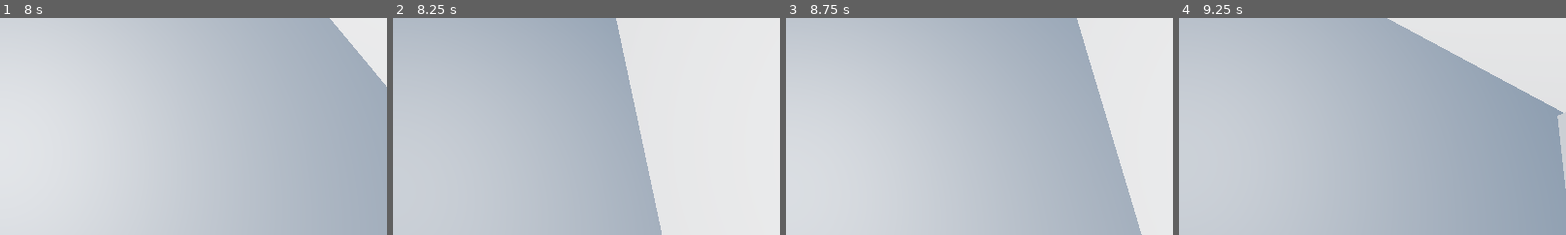
Above: before the commit, frames 1-4 (left to right).
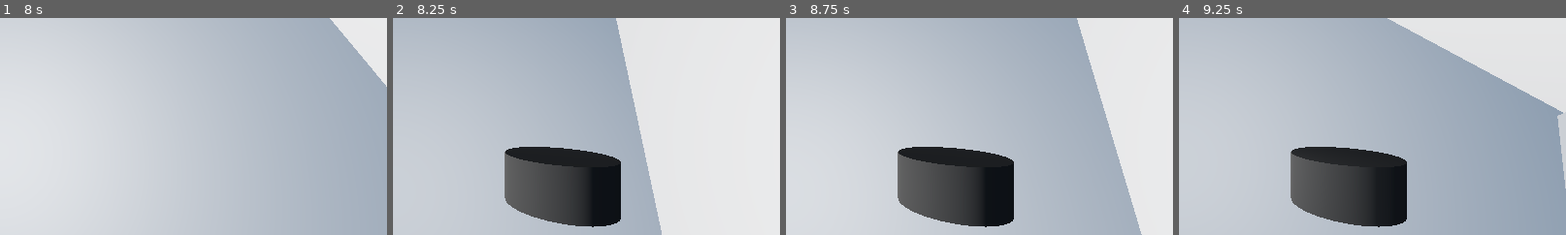
Above: after the commit, the same moments.

Repository: AnsonRutherford/LD57
Game: Godot game, scene res://Scenes/start.tscn
Same seed, same stepped clock (60 frames per second), same inputs: the game is played once before the commit and once after it.
Inputs (mouse positions are % of the whole screen's width and height, from its top left):
- Up to frame 1 (8 s): click "Go To Gameplay" at 0.5 s; click "Go back to main menu" at 1.25 s; click "Go To Gameplay" at 2 s; tap Enter at 2.75, 6.5 s; move the mouse to (55, 50) at 2.77 s; hold Up (ui_up) from 2.78 s (still down); click (55, 50) at 2.85 s; tap Space (jump) at 3.02, 3.77, 4.25, 5.27, 6.02, 6.77 s; move the mouse to (45, 50) at 3.52 s; right-click (45, 50) at 3.6 s; move the mouse to (52, 48) at 4.27 s; hold Shift (run) 4.28-5.03 s; move the mouse to (49, 52) at 5.02 s; click (49, 52) at 5.1 s; move the mouse to (57, 51) at 5.77 s; right-click (57, 51) at 5.85 s; move the mouse to (42, 49) at 6.52 s; tap Shift (run) at 6.6 s; move the mouse to (51, 50) at 7.27 s; click (51, 50) at 7.35 s
- Up to frame 2 (8.25 s): tap Space (jump) at 8 s; move the mouse to (46, 48) at 8.02 s; release Up (ui_up) at 8.03 s; hold Right (ui_right) from 8.03 s (still down); right-click (46, 48) at 8.1 s
- Up to frame 3 (8.75 s): keep holding Right (ui_right); tap Space (jump) at 8.27 s
- Up to frame 4 (9.25 s): move the mouse to (55, 50) at 8.77 s; release Right (ui_right) at 8.78 s; hold Up (ui_up) from 8.78 s (still down); hold Shift (run) from 8.78 s (still down); tap Space (jump) at 9.02 s
The pictures show only the part of the screen within x 50-100%, y 32-82%; the shares and areas given below are measured in that part.

Frame 1 is identical in both runs. In frame 2, 9.7% of the frame differs, in the area x 28-59%, y 59-97%; in frame 3, 9.7%; in frame 4, 9.7%.

Commit message:
Player visually holds

Diff:
--- a/Player.tscn
+++ b/Player.tscn
@@ -1,9 +1,18 @@
-[gd_scene load_steps=4 format=3 uid="uid://p6topo8tswhw"]
+[gd_scene load_steps=6 format=3 uid="uid://p6topo8tswhw"]
 
 [ext_resource type="Script" uid="uid://c8ycnna57ggbv" path="res://player.gd" id="1_xhfnw"]
 
 [sub_resource type="CapsuleShape3D" id="CapsuleShape3D_xhfnw"]
 radius = 0.4
+
+[sub_resource type="StandardMaterial3D" id="StandardMaterial3D_xhfnw"]
+albedo_color = Color(0, 0, 0, 1)
+
+[sub_resource type="CylinderMesh" id="CylinderMesh_xhfnw"]
+material = SubResource("StandardMaterial3D_xhfnw")
+top_radius = 0.1
+bottom_radius = 0.1
+height = 0.1
 
 [sub_resource type="CapsuleMesh" id="CapsuleMesh_xhfnw"]
 
@@ -22,6 +31,15 @@
 collision_mask = 2
 
 [node name="HeldItems" type="Node3D" parent="Camera3D"]
+transform = Transform3D(1, 0, 0, 0, 1, 0, 0, 0, 1, 0.336184, -0.166754, -0.576746)
+
+[node name="PlaceHolder" type="MeshInstance3D" parent="Camera3D/HeldItems"]
+unique_name_in_owner = true
+mesh = SubResource("CylinderMesh_xhfnw")
+
+[node name="Mirror" type="MeshInstance3D" parent="Camera3D/HeldItems"]
+unique_name_in_owner = true
+mesh = SubResource("CylinderMesh_xhfnw")
 
 [node name="OmniLight3D" type="OmniLight3D" parent="."]
 
--- a/player.gd
+++ b/player.gd
@@ -9,10 +9,18 @@
 
 @onready var camera: Camera3D = $Camera3D
 @onready var interact_cast: RayCast3D = $Camera3D/InteractRaycast
+@onready var held_item_meshes: Node3D = $Camera3D/HeldItems
 
 func _ready() -> void:
 	Input.mouse_mode = Input.MOUSE_MODE_CAPTURED
 	$Visual.visible = false
+
+	for held_item: MeshInstance3D in $Camera3D/HeldItems.get_children():
+		held_item.visible = false
+		var new_mat: StandardMaterial3D = held_item.get_active_material(0).duplicate()
+		new_mat.no_depth_test = true
+		new_mat.render_priority = 1
+		held_item.material_override = new_mat
 
 func _physics_process(delta: float) -> void:
 	# Add the gravity.
@@ -62,9 +70,17 @@
 	print("holding ", item)
 	held_item = item
 
+	match item:
+		HELD_ITEM.MIRROR:
+			$%Mirror.visible = true
+		_:
+			$%PlaceHolder.visible = true
+
 func lose_held_item() -> void:
 	print("no longer holding item")
 	held_item = HELD_ITEM.NONE
+	for child in held_item_meshes.get_children():
+		child.visible = false
 
 func _input(event: InputEvent) -> void:
 	if event is InputEventMouseMotion:
